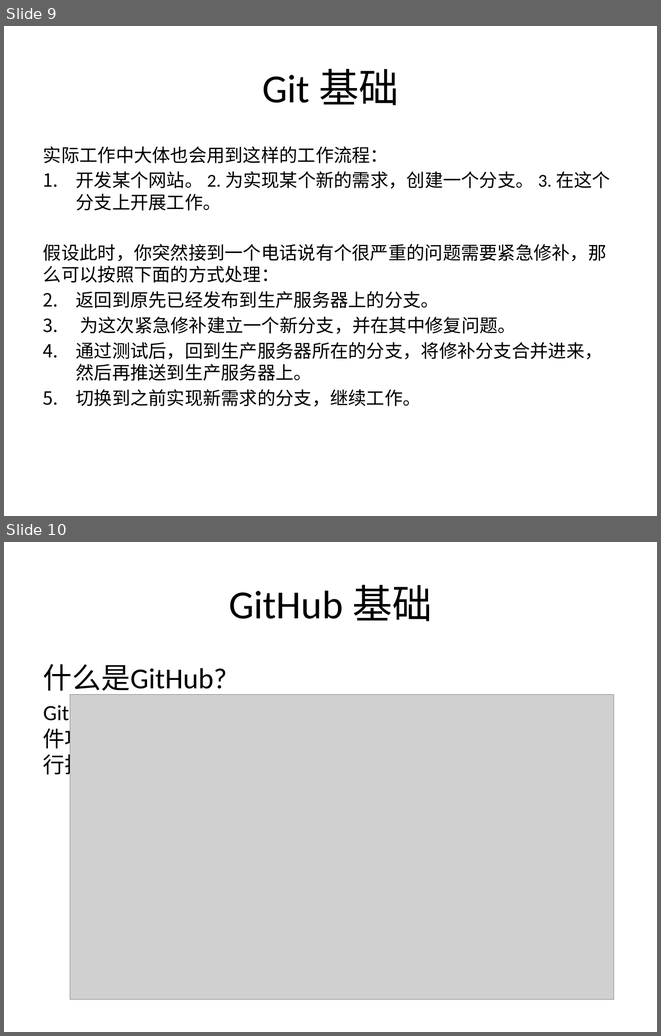
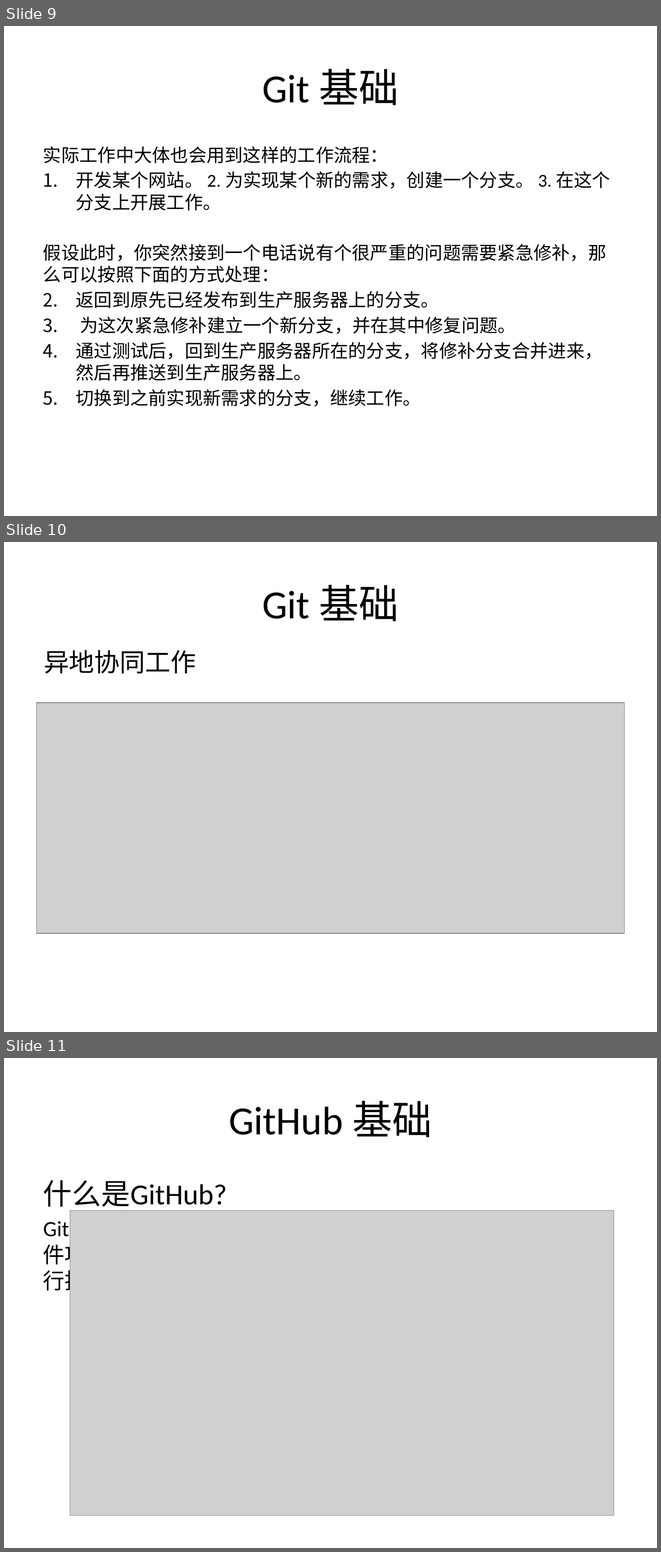
Before and after one commit to lftong/tong-doc, a slide deck: Git_Primer.pptx. Shown one above the other, each under a label of ours: slides 9 and 10 before the commit, slides 9, 10 and 11 after it. The pictures are 661x1036 and 661x1552 pixels, drawn with LibreOffice and Linux fonts; fonts in the diff are those of the drawing; grey boxes stand for pictures. Boxes give left, top, right and bottom in pixels: in the first picture for what was removed or moved away, otherwise in the second. Text is boxed around its words. In the diff, an @@ line names an element or a change of style, - is before the commit and + after.

Commit message:
update again

```diff
--- a/Git_Primer.pptx
+++ b/Git_Primer.pptx
@@ slide 10 added at [4,542,657,1032], background #FFFFFF @@
@@ title added at [262,584,399,622], 44 pt, text #000000 @@
+Git 基础
@@ text added at [44,650,196,673], 28 pt, text #000000 @@
+异地协同工作
@@ picture added at [37,703,624,933] @@
@@ what was slide 10 is now slide 11 @@
```
